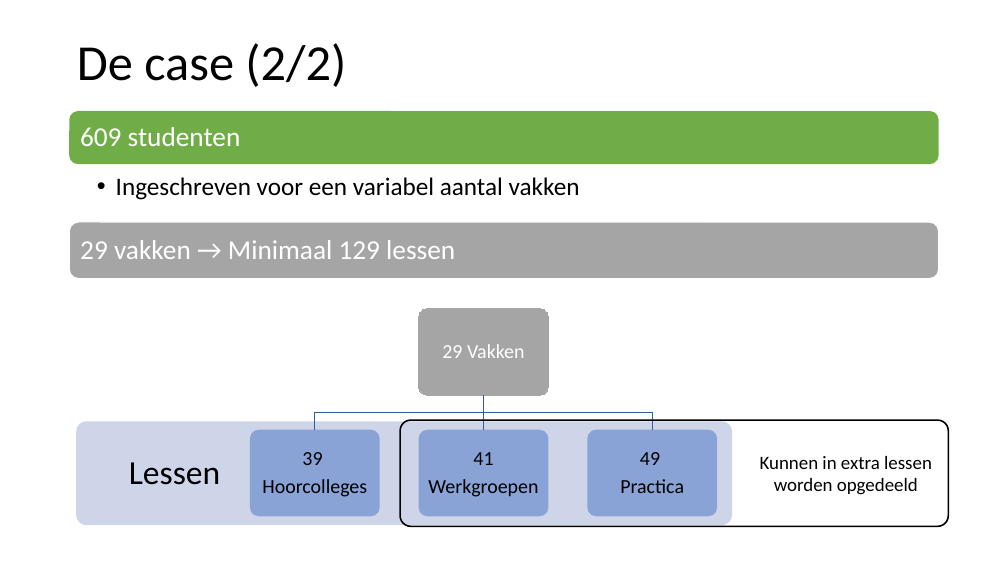
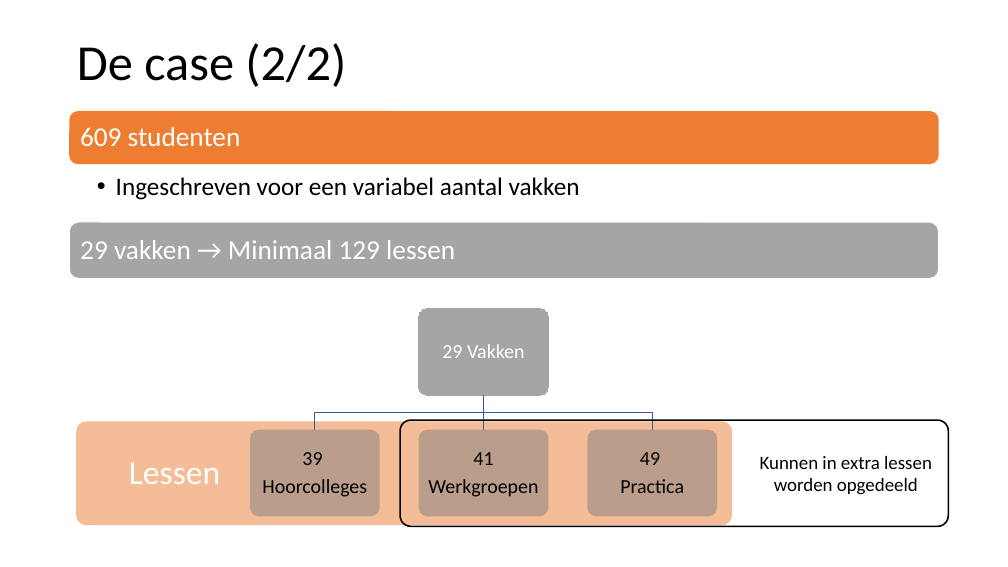
Before and after one commit to NinaAlblasMinorAI/RoosterRulers, a slide deck: slide 3 of doc/Presentatie.pptx. Drawn at 1008x567 pixels with LibreOffice and Linux fonts; fonts in the diff are those of the drawing. Boxes give left, top, right and bottom in pixels: in the first picture for what was removed or moved away, otherwise in the second. Text is boxed around its words. In the diff, an @@ line names an element or a change of style, - is before the commit and + after.

```diff
--- a/doc/Presentatie.pptx
+++ b/doc/Presentatie.pptx
@@ rounded rectangle at [70,111,939,164]: fill #70AD47 to #ED7D31 @@
@@ text "Lessen" at [129,462,220,484]: text colour #000000 to #FFFFFF @@
@@ rounded rectangle at [76,421,733,525]: fill #CFD5EA to #ED7D31 at 50% opacity @@
@@ fill #4472C4 at 50% opacity to #808080 at 50% opacity in 3 elements at [250,430,380,516], [419,430,549,516], [588,430,718,516] @@
```
Also in this commit, not shown: 10 other slides changed, 11 slides added, 5 slides removed, 7 other files.
